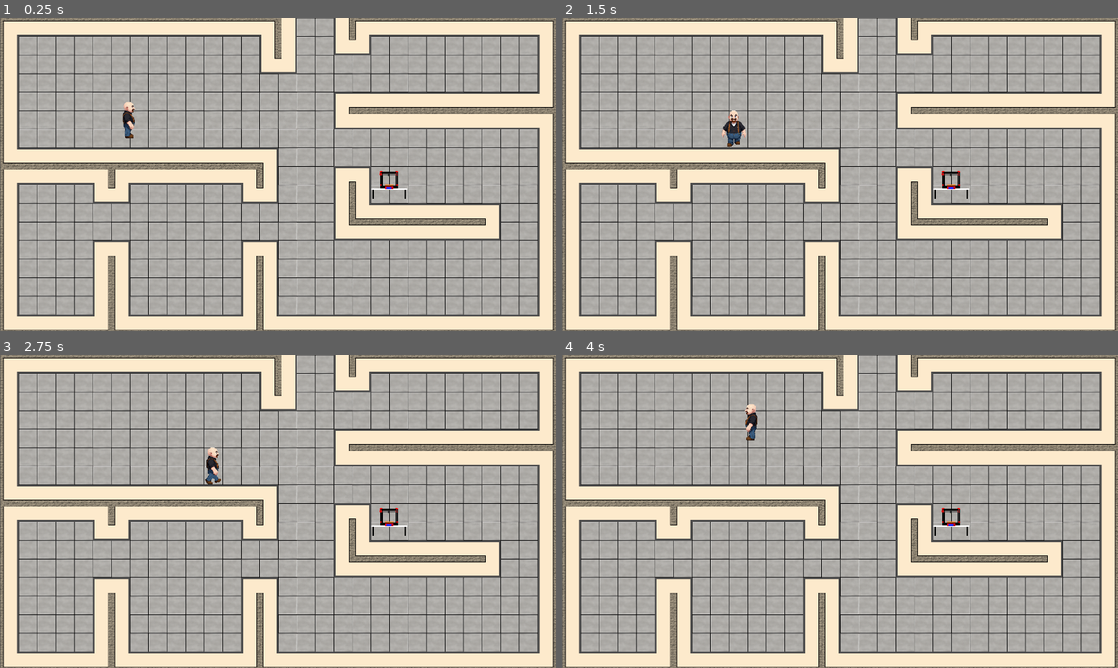
Above: before the commit, frames 1-4 (two rows, left to right).
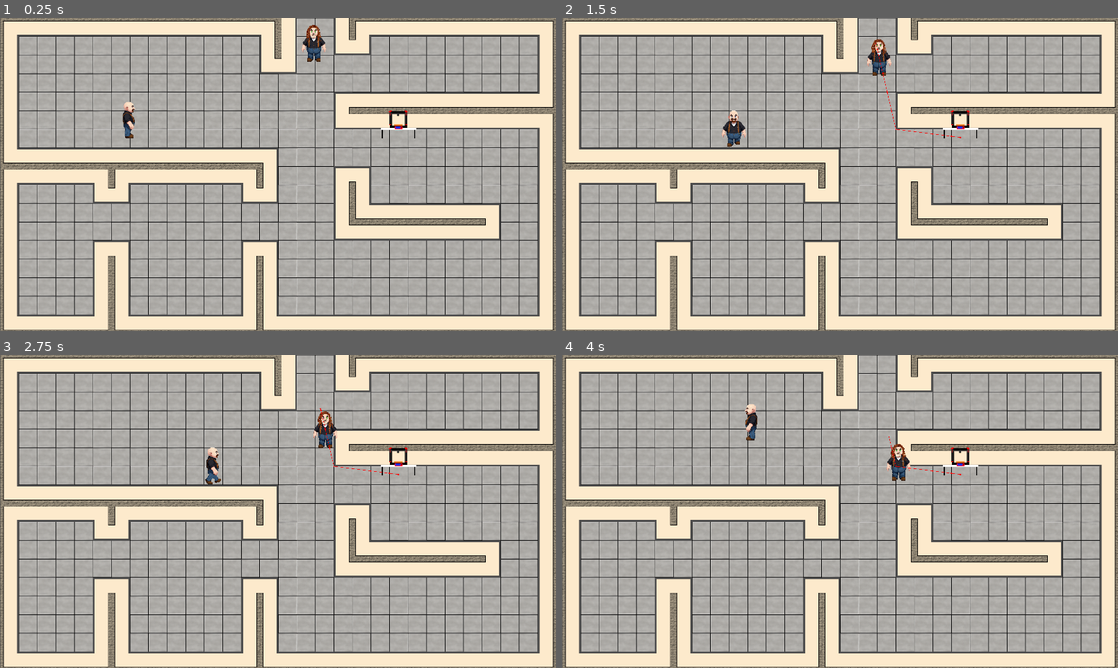
Above: after the commit, the same moments.

Repository: sodidos/Game
Game: Godot game, scene res://Scenes/LABSUD/labsud.tscn
Two runs of this game, one before a commit and one after it. Both use one fixed random seed, a clock stepped at 60 frames per second and the inputs below.
Inputs:
- Up to frame 1 (0.25 s): no input
- Up to frame 2 (1.5 s): tap Enter at 0.5 s; hold Right (ui_right) 0.53-1.28 s; hold Down (ui_down) from 1.28 s (still down)
- Up to frame 3 (2.75 s): release Down (ui_down) at 2.03 s; hold Right (ui_right) from 2.03 s (still down)
- Up to frame 4 (4 s): release Right (ui_right) at 2.78 s; hold Up (ui_up) 2.78-3.53 s; hold Left (ui_left) from 3.53 s (still down)

The runs differ from the first frame. In frame 1, 0.6% of the frame differs, in the area x 54-75%, y 2-58%; in frame 2, 0.7%, in the area x 54-75%, y 6-58%; in frame 3, 0.7%; in frame 4, 0.6%.

Commit message:
Modificaion in pathfinding

Diff:
--- a/fablab/Scenes/LABSUD/labsud.gd
+++ b/fablab/Scenes/LABSUD/labsud.gd
@@ -5,7 +5,6 @@
 func _ready():
 	pass # Replace with function body.
 
-
 # Called every frame. 'delta' is the elapsed time since the previous frame.
 func _process(delta):
 	pass
--- a/fablab/Scenes/LABSUD/labsud.tscn
+++ b/fablab/Scenes/LABSUD/labsud.tscn
@@ -1,10 +1,39 @@
-[gd_scene load_steps=8 format=3 uid="uid://dwiq3guhtu4cx"]
+[gd_scene load_steps=13 format=3 uid="uid://dwiq3guhtu4cx"]
 
 [ext_resource type="Script" path="res://Scenes/LABSUD/labsud.gd" id="1_n2hcn"]
 [ext_resource type="Texture2D" uid="uid://dcj3omx1kpjec" path="res://Scenes/LABSUD/tilemap.png" id="2_scsnt"]
 [ext_resource type="PackedScene" uid="uid://b205vxyasxbjv" path="res://Scenes/player/player.tscn" id="2_x5eha"]
 [ext_resource type="PackedScene" uid="uid://dvw101qkmin1c" path="res://Scenes/table/table.tscn" id="4_6et3u"]
 [ext_resource type="PackedScene" uid="uid://dmyxxggre5anc" path="res://Scenes/3dprinter/3dprinter.tscn" id="5_rcysk"]
+[ext_resource type="PackedScene" uid="uid://blvxqc3puljvu" path="res://Scenes/npc/npc.tscn" id="6_bmj3a"]
+
+[sub_resource type="NavigationPolygon" id="NavigationPolygon_d2yc8"]
+vertices = PackedVector2Array(32, 32, -32, 32, -32, -32, 32, -32)
+polygons = Array[PackedInt32Array]([PackedInt32Array(0, 1, 2, 3)])
+outlines = Array[PackedVector2Array]([PackedVector2Array(-32, -32, 32, -32, 32, 32, -32, 32)])
+source_geometry_group_name = &"navigation_polygon_source_group"
+agent_radius = 0.0
+
+[sub_resource type="NavigationPolygon" id="NavigationPolygon_jt0nt"]
+vertices = PackedVector2Array(32, 32, -32, 32, -32, -32, 32, -32)
+polygons = Array[PackedInt32Array]([PackedInt32Array(0, 1, 2, 3)])
+outlines = Array[PackedVector2Array]([PackedVector2Array(-32, -32, 32, -32, 32, 32, -32, 32)])
+source_geometry_group_name = &"navigation_polygon_source_group"
+agent_radius = 0.0
+
+[sub_resource type="NavigationPolygon" id="NavigationPolygon_ev3j0"]
+vertices = PackedVector2Array(32, 32, -32, 32, -32, -32, 32, -32)
+polygons = Array[PackedInt32Array]([PackedInt32Array(0, 1, 2, 3)])
+outlines = Array[PackedVector2Array]([PackedVector2Array(-32, -32, 32, -32, 32, 32, -32, 32)])
+source_geometry_group_name = &"navigation_polygon_source_group"
+agent_radius = 0.0
+
+[sub_resource type="NavigationPolygon" id="NavigationPolygon_4p7q3"]
+vertices = PackedVector2Array(32, 32, -32, 32, -32, -32, 32, -32)
+polygons = Array[PackedInt32Array]([PackedInt32Array(0, 1, 2, 3)])
+outlines = Array[PackedVector2Array]([PackedVector2Array(-32, -32, 32, -32, 32, 32, -32, 32)])
+source_geometry_group_name = &"navigation_polygon_source_group"
+agent_radius = 0.0
 
 [sub_resource type="TileSetAtlasSource" id="TileSetAtlasSource_58a7a"]
 texture = ExtResource("2_scsnt")
@@ -48,9 +77,11 @@
 1:1/0 = 0
 1:1/0/physics_layer_0/linear_velocity = Vector2(0, 0)
 1:1/0/physics_layer_0/angular_velocity = 0.0
+1:1/0/navigation_layer_0/polygon = SubResource("NavigationPolygon_d2yc8")
 2:1/0 = 0
 2:1/0/physics_layer_0/linear_velocity = Vector2(0, 0)
 2:1/0/physics_layer_0/angular_velocity = 0.0
+2:1/0/navigation_layer_0/polygon = SubResource("NavigationPolygon_ev3j0")
 3:1/0 = 0
 3:1/0/physics_layer_0/linear_velocity = Vector2(0, 0)
 3:1/0/physics_layer_0/angular_velocity = 0.0
@@ -78,9 +109,11 @@
 1:2/0 = 0
 1:2/0/physics_layer_0/linear_velocity = Vector2(0, 0)
 1:2/0/physics_layer_0/angular_velocity = 0.0
+1:2/0/navigation_layer_0/polygon = SubResource("NavigationPolygon_jt0nt")
 2:2/0 = 0
 2:2/0/physics_layer_0/linear_velocity = Vector2(0, 0)
 2:2/0/physics_layer_0/angular_velocity = 0.0
+2:2/0/navigation_layer_0/polygon = SubResource("NavigationPolygon_4p7q3")
 3:2/0 = 0
 3:2/0/physics_layer_0/linear_velocity = Vector2(0, 0)
 3:2/0/physics_layer_0/angular_velocity = 0.0
@@ -137,6 +170,7 @@
 [sub_resource type="TileSet" id="TileSet_lr32e"]
 tile_size = Vector2i(64, 64)
 physics_layer_0/collision_layer = 1
+navigation_layer_0/layers = 1
 sources/0 = SubResource("TileSetAtlasSource_58a7a")
 
 [node name="LABSUD" type="Node2D"]
@@ -153,8 +187,19 @@
 position = Vector2(444, 352)
 
 [node name="Table" parent="." instance=ExtResource("4_6et3u")]
-position = Vector2(1344, 602)
+position = Vector2(1376, 394)
 metadata/_edit_group_ = true
 
 [node name="printer" parent="Table" instance=ExtResource("5_rcysk")]
 position = Vector2(-1, -43)
+
+[node name="npc" parent="." node_paths=PackedStringArray("machine") instance=ExtResource("6_bmj3a")]
+position = Vector2(1084, 88)
+machine = NodePath("../Node2D/Marker2D")
+
+[node name="Node2D" type="Node2D" parent="."]
+position = Vector2(1084, 88)
+
+[node name="Marker2D" type="Marker2D" parent="Node2D"]
+position = Vector2(292, 324)
+gizmo_extents = 40.7
--- a/fablab/Scenes/npc/npc.gd
+++ b/fablab/Scenes/npc/npc.gd
@@ -10,6 +10,8 @@
 @onready var interactionTimer := $interactionTimer as Timer
 @onready var Help := $Help as Sprite2D
 
+var moving = true
+
 var rand=RandomNumberGenerator.new()
 # Called when the node enters the scene tree for the first time.
 func _ready():
@@ -17,9 +19,10 @@
 
 # Called every frame. 'delta' is the elapsed time since the previous frame.
 func _physics_process(delta: float) -> void:
-	var dir = to_local(nav_agent.get_next_path_position()).normalized()
-	velocity = dir * speed
-	move_and_slide()
+	if(moving):
+		var dir = to_local(nav_agent.get_next_path_position()).normalized()
+		velocity = dir * speed
+		move_and_slide()
 
 func makepath() -> void:
 	nav_agent.target_position = machine.global_position
@@ -28,6 +31,7 @@
 	makepath()
 
 func _on_navigation_agent_2d_navigation_finished():
+	moving = false
 	pathfinderTimer.stop()
 	var idletimer_rand = rand.randi_range(min_idle, max_idle)
 	print(idletimer_rand)
Not shown, removed: fablab/Scenes/npc/Nos128.png~
